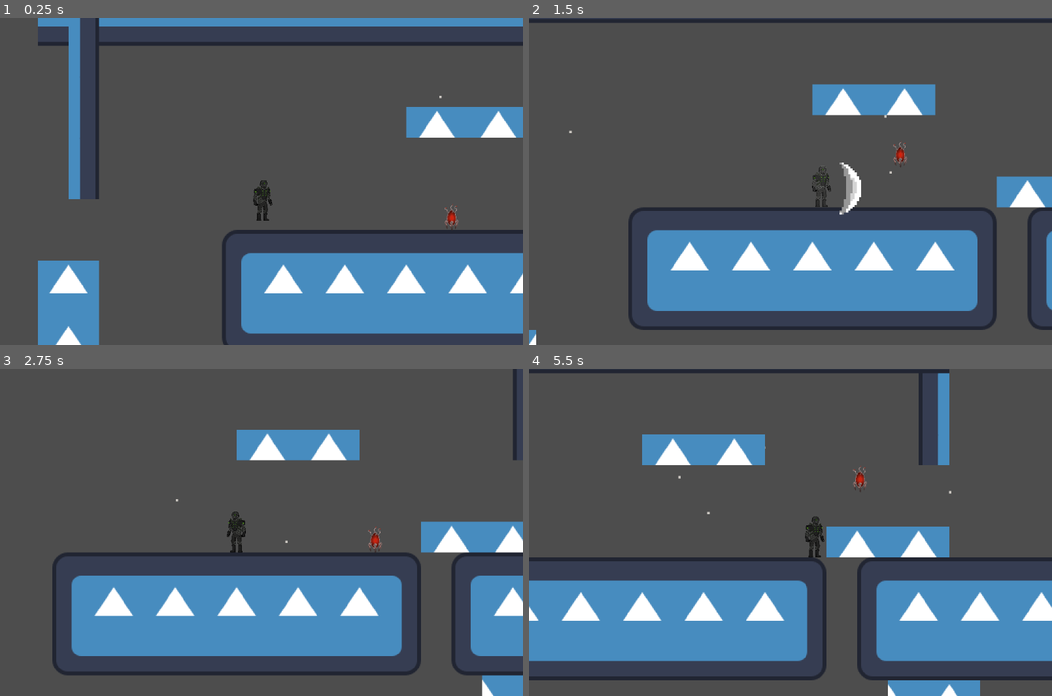
Above: before the commit, frames 1-4 (two rows, left to right).
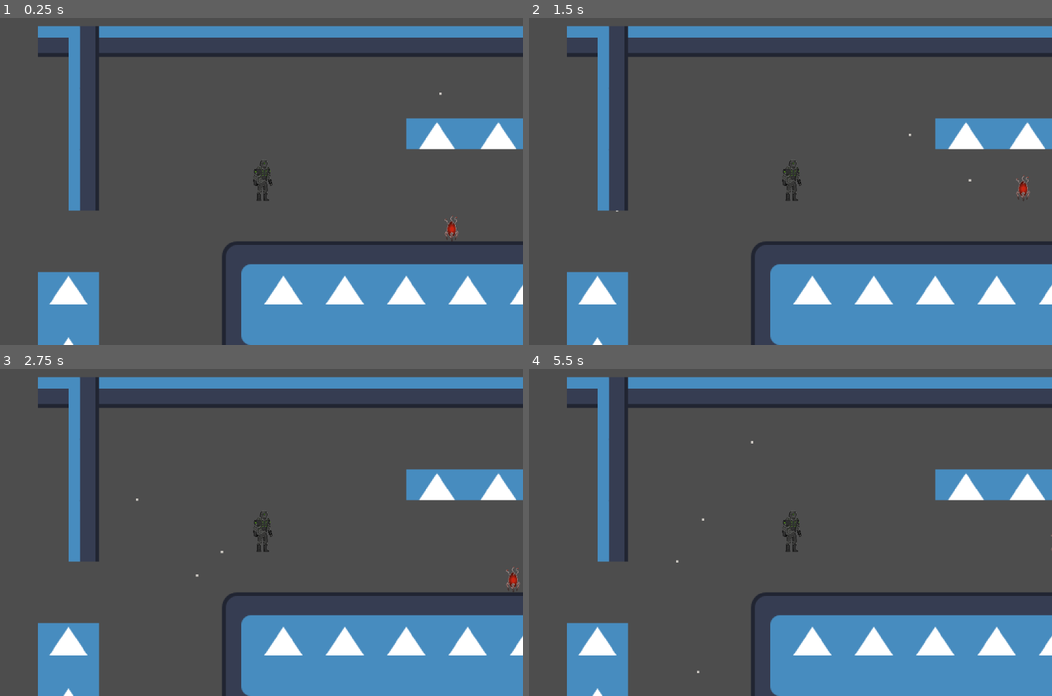
Above: after the commit, the same moments.

Repository: Rowan-Nag/Metroidvania
Game: Godot game, scene res://node_2d.tscn
Two runs of this game, one before a commit and one after it. Both use one fixed random seed, a clock stepped at 60 frames per second and the inputs below. The engine's default icon, where the game draws it, is replaced by a stand-in: a white triangle on a blue panel in a dark square.
Inputs (mouse positions are in pixels of both pictures, inside the frame that each line leads up to):
- Up to frame 1 (0.25 s): no input
- Up to frame 2 (1.5 s): move the mouse to (905, 165) at 0.52 s; hold D (Right) from 0.53 s (still down); click (905, 165) at 0.6 s; tap Space (Jump) at 0.77 s; move the mouse to (685, 197) at 1.27 s; click (685, 197) at 1.35 s
- Up to frame 3 (2.75 s): tap Space (Jump) at 1.52 s; move the mouse to (313, 460) at 2.02 s; release D (Right) at 2.03 s; hold A (Left) from 2.03 s (still down); click (313, 460) at 2.1 s
- Up to frame 4 (5.5 s): move the mouse to (764, 597) at 2.77 s; release A (Left) at 2.78 s; hold D (Right) 2.78-4.28 s; click (764, 597) at 2.85 s; tap Space (Jump) at 3.02, 3.77, 4.52 s; move the mouse to (947, 581) at 3.52 s; click (947, 581) at 3.6 s; move the mouse to (633, 483) at 4.27 s; hold A (Left) 4.28-5.03 s; click (633, 483) at 4.35 s; move the mouse to (816, 532) at 5.02 s; hold D (Right) from 5.03 s (still down); click (816, 532) at 5.1 s

The runs differ from the first frame. In frame 1, 18% of the frame differs, in the area x 7-100%, y 0-100%; in frame 2, 37%; in frame 3, 38%; in frame 4, 41%, in the area x 0-100%, y 0-100%.
Error after the commit: Parse Error: Preload file "res://rocket.tscn" does not exist. (res://Scripts/Player.gd:27)

Commit message:
init proj

Diff:
--- a/Scripts/Player.gd
+++ b/Scripts/Player.gd
@@ -23,6 +23,8 @@
 @onready var immunityTimer : Timer = $immunityTimer
 @onready var jumpParticles = preload("res://Particles/jump_particles.tscn")
 @onready var attack1 = preload("res://attack1.tscn")
+#TODO: fix this fuckign thing
+@onready var rocket1 = preload("res://rocket.tscn")
 
 func _physics_process(delta):
 	# Add the gravity.
@@ -46,7 +48,12 @@
 		if(velocity.y < 0):
 			velocity.y *= 0.7
 	if Input.is_action_just_pressed("Attack") and stunTimer.is_stopped():
+		print("attack")
 		attack()
+
+	if Input.is_action_just_pressed("Rocket") and stunTimer.is_stopped():
+		print("rocket")
+		rocket()
 
 	# Get Input Direction
 	var inputDir = Input.get_axis("Left", "Right")
@@ -90,6 +97,15 @@
 		modulate = Color.RED
 	else:
 		modulate = Color.WHITE
+
+func rocket():
+	var k_rocket = rocket1.instantiate()
+	add_child(k_rocket)
+
+
+	k_rocket.velocity.x = sign(get_local_mouse_position().x) * 300
+	k_rocket.position = global_position
+
 func attack():
 	var attack = attack1.instantiate()
 	add_child(attack)
--- a/node_2d.tscn
+++ b/node_2d.tscn
@@ -84,16 +84,14 @@
 sources/0 = SubResource("TileSetAtlasSource_vvrbn")
 
 [sub_resource type="ParticleProcessMaterial" id="ParticleProcessMaterial_4qloa"]
+particle_flag_disable_z = true
 emission_shape = 3
 emission_box_extents = Vector3(600, 1, 1)
-particle_flag_disable_z = true
 direction = Vector3(1, 3, 2.08165e-12)
 spread = 6.97
-gravity = Vector3(2.08165e-12, 2.08165e-12, 2.08165e-12)
 initial_velocity_min = 274.65
 initial_velocity_max = 274.65
-orbit_velocity_min = 0.0
-orbit_velocity_max = 0.0
+gravity = Vector3(2.08165e-12, 2.08165e-12, 2.08165e-12)
 scale_min = 4.0
 scale_max = 4.0
 color = Color(0.796078, 0.780392, 0.756863, 1)
@@ -139,7 +137,7 @@
 [node name="TileMap" type="TileMap" parent="."]
 scale = Vector2(1.64, 1.64)
 tile_set = SubResource("TileSet_lwr50")
-cell_quadrant_size = 128
+rendering_quadrant_size = 128
 format = 2
 layer_0/tile_data = PackedInt32Array(65535, 0, 0, 131071, 0, 1, 196607, 0, 2, 0, 65536, 0, 65536, 65536, 1, 131072, 655 …(4383 unchanged characters)…
 
